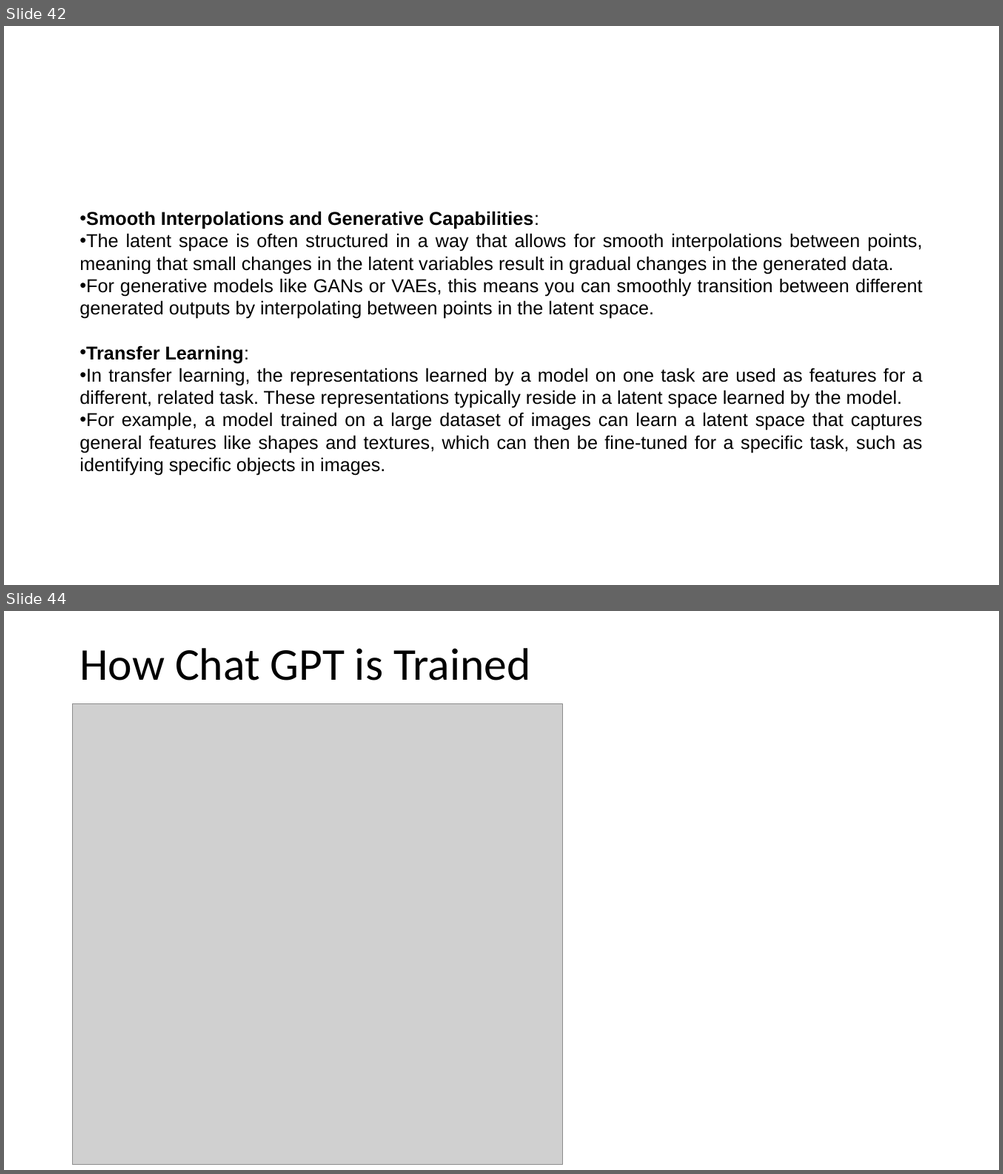
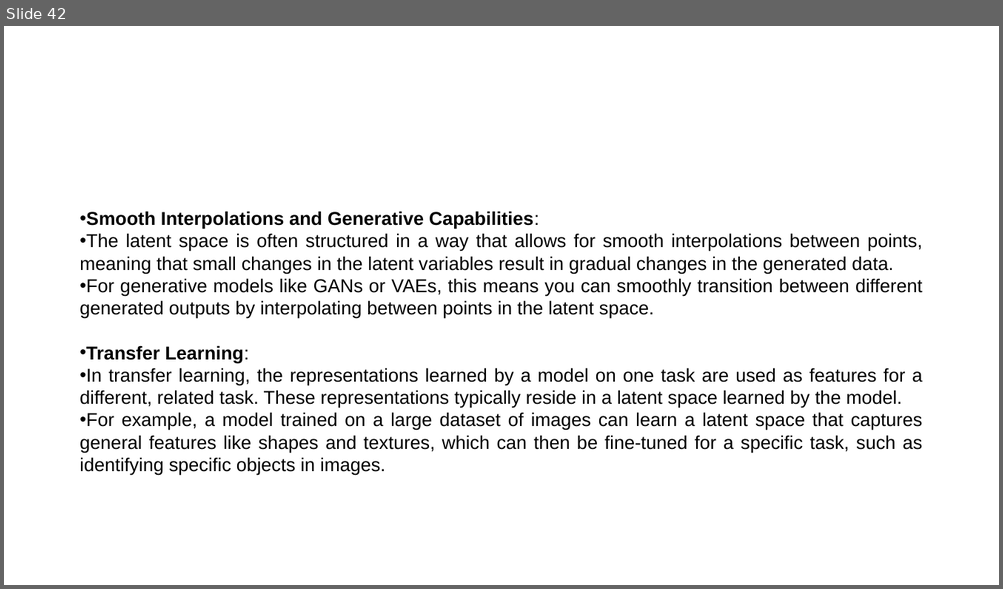
Before and after one commit to basudev2016/genaiprereq, a slide deck: Day2/Day-2.pptx. Shown one above the other, each under a label of ours: slides 42 and 44 before the commit, slide 42 after it; the slides between them are not shown. The pictures are 1003x1174 and 1003x589 pixels, drawn with LibreOffice and Linux fonts; fonts in the diff are those of the drawing; grey boxes stand for pictures. Boxes give left, top, right and bottom in pixels: in the first picture for what was removed or moved away, otherwise in the second. Text is boxed around its words. In the diff, an @@ line names an element or a change of style, - is before the commit and + after.

```diff
--- a/Day2/Day-2.pptx
+++ b/Day2/Day-2.pptx
@@ slide 44 removed at <box>4,611,999,1170</box>, background #FFFFFF @@
@@ title removed at <box>79,648,530,681</box> @@
-How Chat GPT is Trained
@@ picture removed at <box>73,704,563,1165</box> @@
```
Also in this commit, not shown: 14 other slides removed, 13 other files.
